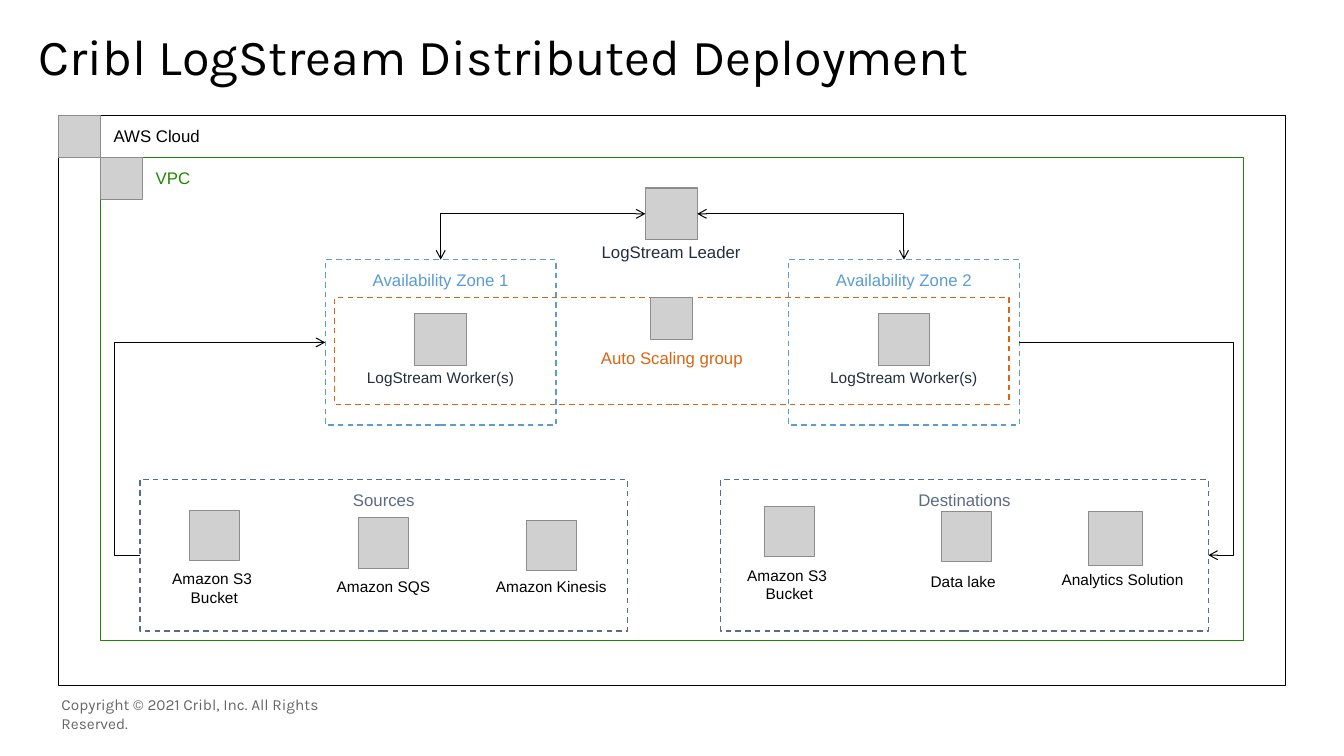
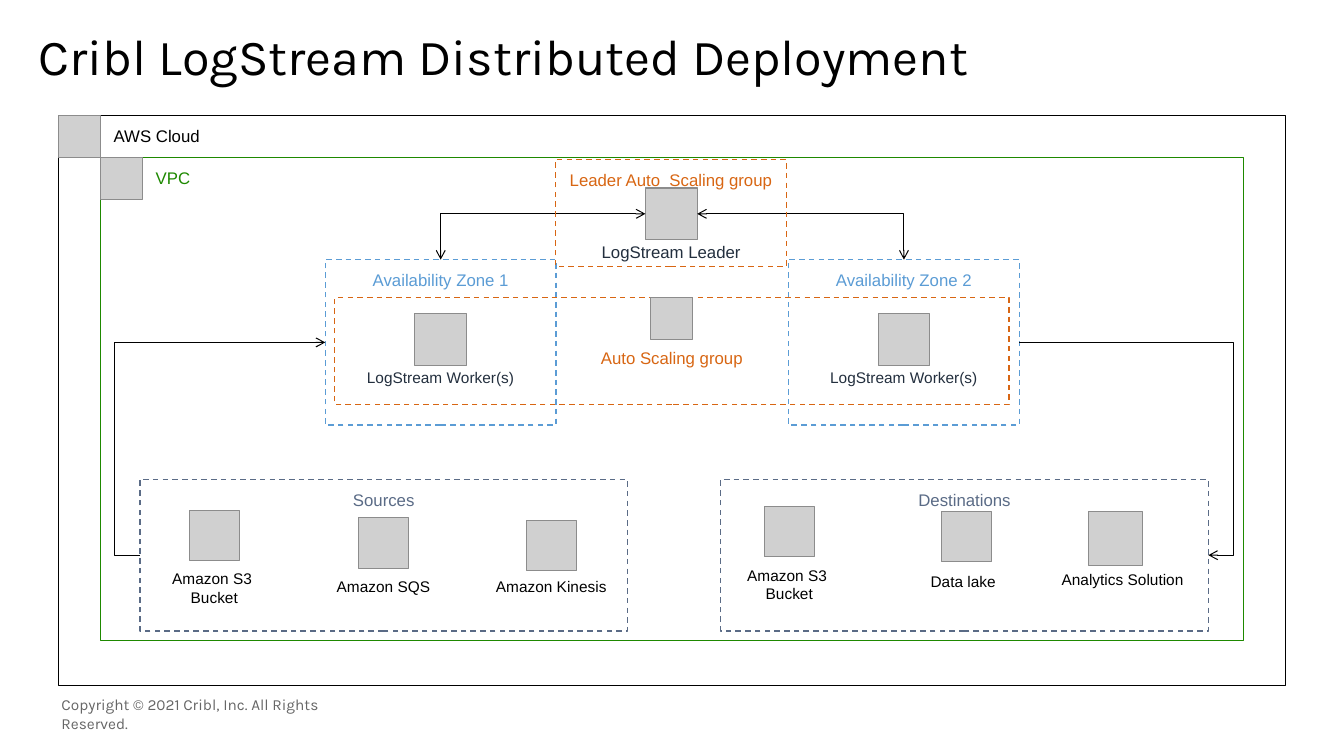
Before and after one commit to amiracle/quick-start-cribl, a slide deck: slide 2 of docs/images/Cribl_AWS.pptx. Drawn at 1344x756 pixels with LibreOffice and Linux fonts; fonts in the diff are those of the drawing; grey boxes stand for pictures; background and template pictures are left out. Boxes give left, top, right and bottom in pixels: in the first picture for what was removed or moved away, otherwise in the second. Text is boxed around its words. In the diff, an @@ line names an element or a change of style, - is before the commit and + after.

```diff
--- a/docs/images/Cribl_AWS.pptx
+++ b/docs/images/Cribl_AWS.pptx
@@ rectangle added at box(556, 159, 786, 266), outline #D86613 1 pt dashed, 12 pt, text #D86613 @@
+Leader Auto Scaling group
```
Also in this commit, not shown: 1 other slide changed, 3 other files.
